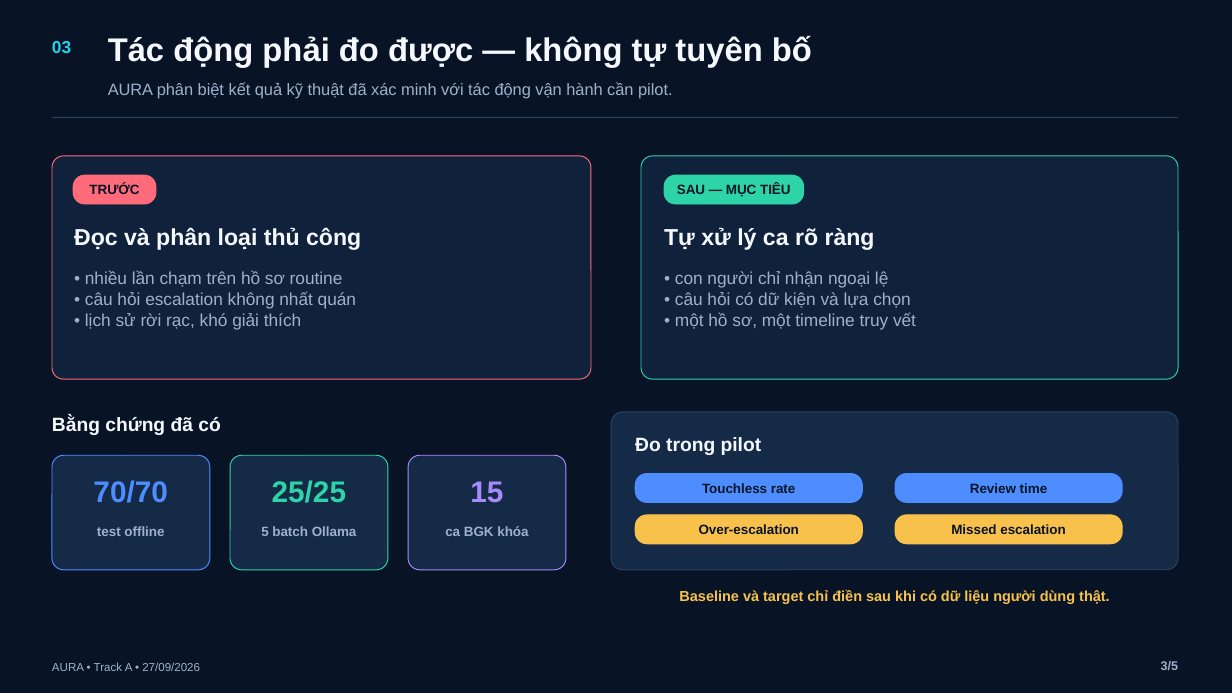
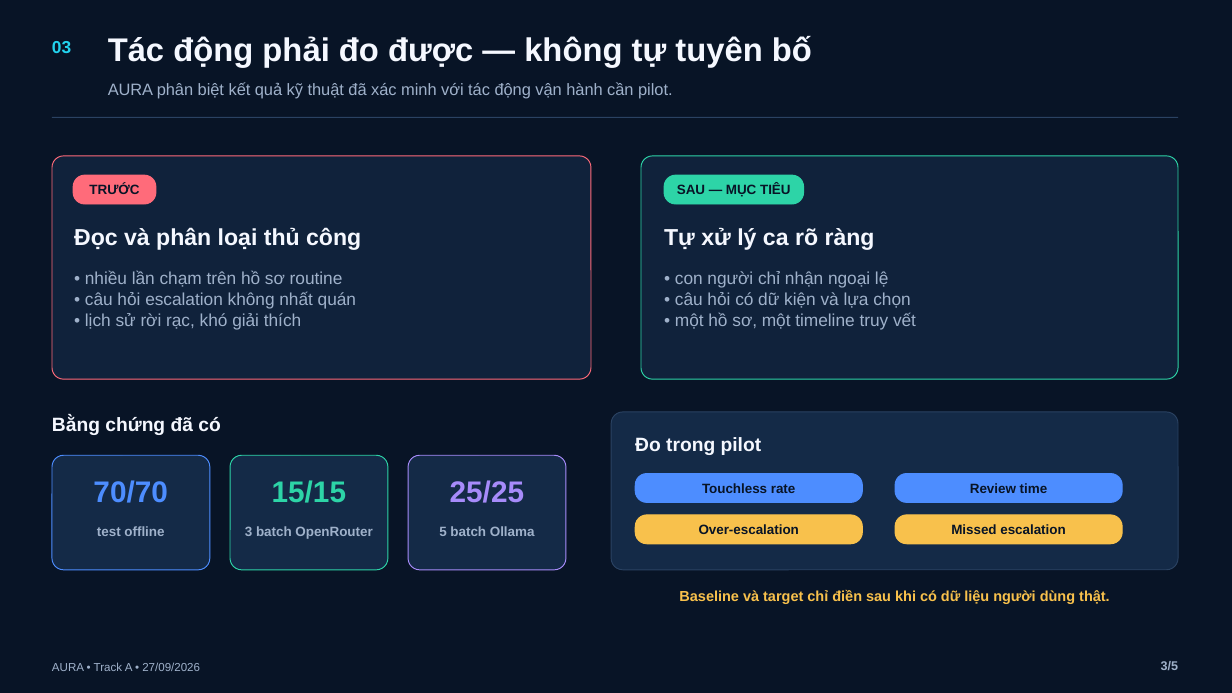
Before and after one commit to BondPhuPhamzZ/AURA, a slide deck: slide 3 of AURA/submission/AURA_5_SLIDES.pptx. Drawn at 1232x693 pixels with LibreOffice and Linux fonts; fonts in the diff are those of the drawing. Boxes give left, top, right and bottom in pixels: in the first picture for what was removed or moved away, otherwise in the second. Text is boxed around its words. In the diff, an @@ line names an element or a change of style, - is before the commit and + after.

Commit message:
docs: record OpenRouter benchmark and model decision

```diff
--- a/AURA/submission/AURA_5_SLIDES.pptx
+++ b/AURA/submission/AURA_5_SLIDES.pptx
@@ text "25/25": place and size @@
-text "25/25" at [272, 480, 347, 503]
+text "25/25" at [450, 480, 525, 503]
@@ text "25/25" at [450, 480, 525, 503]: text colour #2DD4A7 to #A78BFA @@
@@ text at [272, 480, 347, 503]: text changed; text colour #A78BFA to #2DD4A7 @@
-15
+15/15
@@ text at [245, 526, 372, 539]: text changed @@
-5 batch Ollama
+3 batch OpenRouter
@@ text at [439, 526, 535, 536]: text changed @@
-ca BGK khóa
+5 batch Ollama
```
Also in this commit, not shown: 1 other slide changed, 12 other files.
